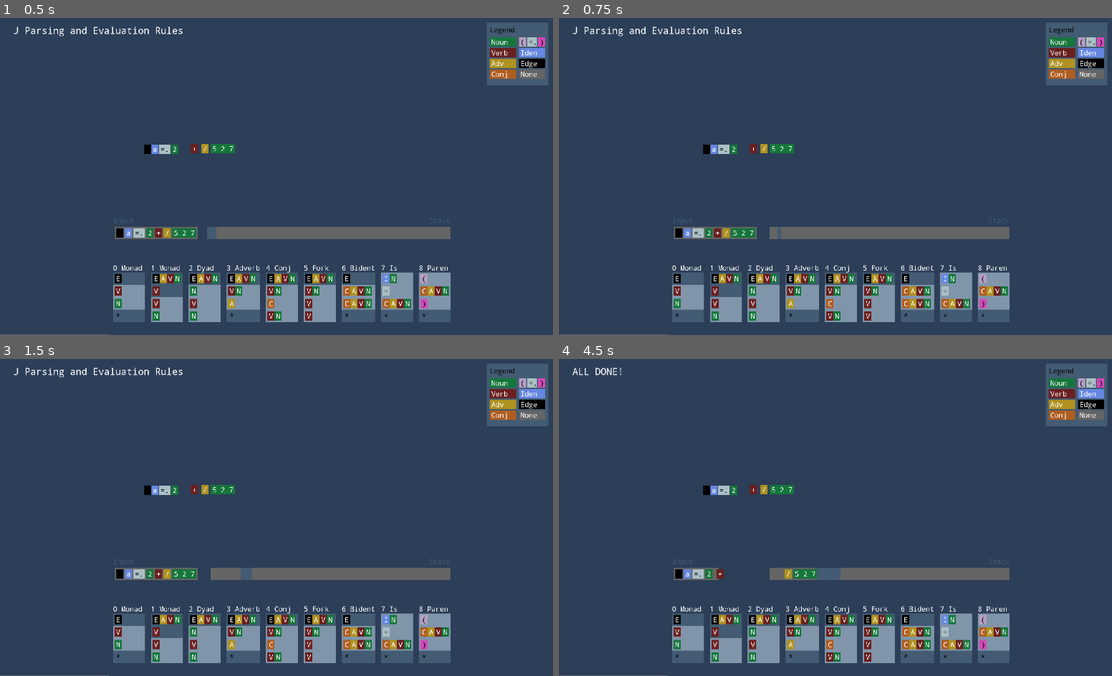
Above: before the commit, frames 1-4 (two rows, left to right).
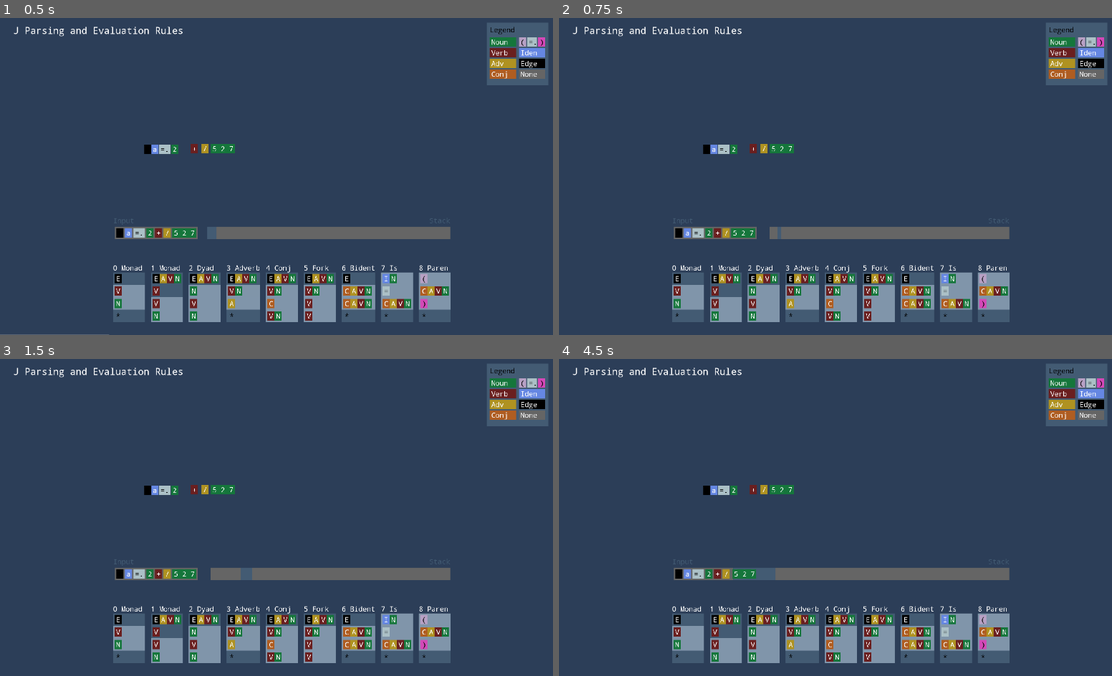
Above: after the commit, the same moments.

Repository: tangentstorm/j-talks
Game: Godot game, scene res://visinterp.tscn
The game is run twice, just before and just after one commit, with the same random seed, the same clock (stepped at 60 frames per second) and the same inputs.
Inputs:
- Up to frame 1 (0.5 s): no input
- Up to frame 2 (0.75 s): tap Enter at 0.5 s; hold Right from 0.53 s (still down); hold O from 0.53 s (still down)
- Up to frame 3 (1.5 s): tap E at 0.8, 1.35 s; tap Space at 1.25 s; release Right at 1.28 s; release O at 1.28 s; hold Left from 1.28 s (still down)
- Up to frame 4 (4.5 s): tap O at 1.55, 3.05 s; release Left at 2.03 s; hold O 2.03-2.78 s; hold Right 2.03-3.53 s; tap E at 2.3, 2.85, 3.8, 4.35 s; hold O 3.53-4.28 s; hold Left from 3.53 s (still down); tap Escape (ui_cancel) at 4.15 s

Frame 1 is identical in both runs. In frame 2, less than 0.1% of the frame differs, in the area x 0-20%, y 99-100%; in frame 3, less than 0.1%; in frame 4, 1.1%, in the area x 0-51%, y 2-100%.

Commit message:
visinterp: extract KeyHandler, manually control MatchSlider

Diff:
--- /dev/null
+++ b/visinterp/KeyHandler.gd
@@ -0,0 +1,18 @@
+extends Node
+
+func _process(dt: float):
+	if Input.is_action_just_pressed("ui_cancel"):
+		get_tree().reload_current_scene()
+	if Input.is_key_pressed(KEY_RIGHT):
+		$TokenLine.move_right()
+	if Input.is_key_pressed(KEY_LEFT):
+		$TokenLine.grab_next_token()
+
+	if Input.is_key_pressed(KEY_COMMA):
+		$MatchSlider.slide(0,-10)
+	if Input.is_key_pressed(KEY_O):
+		$MatchSlider.slide(0,10)
+	if Input.is_key_pressed(KEY_A):
+		$MatchSlider.slide(-10,0)
+	if Input.is_key_pressed(KEY_E):
+		$MatchSlider.slide(10,0)
--- /dev/null
+++ b/visinterp/MatchSlider.gd
@@ -0,0 +1,4 @@
+extends AnimationPlayer
+
+func slide(dx:int, dy:int):
+	$Root.position += Vector2(dx,dy)
--- a/visinterp/TokenLine.gd
+++ b/visinterp/TokenLine.gd
@@ -26,6 +26,7 @@
 var tok
 
 func grab_next_token():
+	if tween.is_active(): return
 	var ntoks = $inputArea.get_child_count()
 	if ntoks == 0: return
 
@@ -60,13 +61,8 @@
 
 	$"../pageLabel".text = "ALL DONE!"
 
-func _process(dt: float):
+func move_right():
 	if tween.is_active(): return
-	if Input.is_action_just_pressed("ui_cancel"):
-		get_tree().reload_current_scene()
-	if Input.is_key_pressed(KEY_RIGHT):
-		ip($stackArea, "rect_size", Vector2(-25,0), alen)
-		ip($stackArea, "rect_position", Vector2(50,0), alen)
-		tween.start()
-	if Input.is_key_pressed(KEY_LEFT):
-		grab_next_token()
+	ip($stackArea, "rect_size", Vector2(-25,0), alen)
+	ip($stackArea, "rect_position", Vector2(50,0), alen)
+	tween.start()
--- a/visinterp/TokenMatch.tscn
+++ b/visinterp/TokenMatch.tscn
@@ -1,9 +1,8 @@
-[gd_scene load_steps=5 format=2]
+[gd_scene load_steps=4 format=2]
 
 [ext_resource path="res://AbstractTokenRow.tscn" type="PackedScene" id=1]
 [ext_resource path="res://TokenMatch.gd" type="Script" id=2]
 [ext_resource path="res://Token.tscn" type="PackedScene" id=3]
-[ext_resource path="res://Token.gd" type="Script" id=4]
 
 [node name="TokenMatch" instance=ExtResource( 1 )]
 script = ExtResource( 2 )
@@ -45,46 +44,38 @@
 text = "N"
 type = 0
 
-[node name="Token" type="ColorRect" parent="." index="4" instance=ExtResource( 3 )]
+[node name="Token" parent="." index="4" instance=ExtResource( 3 )]
 margin_left = 5.0
 margin_top = 5.0
 margin_right = 29.0
 margin_bottom = 37.0
-rect_min_size = Vector2( 10, 32 )
 color = Color( 0.690196, 0.368627, 0.133333, 1 )
-script = ExtResource( 4 )
 text = "C"
 type = 3
 
-[node name="Token2" type="ColorRect" parent="." index="5" instance=ExtResource( 3 )]
+[node name="Token2" parent="." index="5" instance=ExtResource( 3 )]
 margin_left = 29.0
 margin_top = 5.0
 margin_right = 53.0
 margin_bottom = 37.0
-rect_min_size = Vector2( 10, 32 )
 color = Color( 0.690196, 0.576471, 0.133333, 1 )
-script = ExtResource( 4 )
 text = "A"
 type = 2
 
-[node name="Token3" type="ColorRect" parent="." index="6" instance=ExtResource( 3 )]
+[node name="Token3" parent="." index="6" instance=ExtResource( 3 )]
 margin_left = 53.0
 margin_top = 5.0
 margin_right = 77.0
 margin_bottom = 37.0
-rect_min_size = Vector2( 10, 32 )
 color = Color( 0.419608, 0.12549, 0.12549, 1 )
-script = ExtResource( 4 )
 text = "V"
 type = 1
 
-[node name="Token4" type="ColorRect" parent="." index="7" instance=ExtResource( 3 )]
+[node name="Token4" parent="." index="7" instance=ExtResource( 3 )]
 margin_left = 77.0
 margin_top = 5.0
 margin_right = 101.0
 margin_bottom = 37.0
-rect_min_size = Vector2( 10, 32 )
 color = Color( 0.0862745, 0.466667, 0.235294, 1 )
-script = ExtResource( 4 )
 text = "N"
 type = 0
--- a/visinterp/visinterp.tscn
+++ b/visinterp/visinterp.tscn
@@ -1,9 +1,11 @@
-[gd_scene load_steps=11 format=2]
+[gd_scene load_steps=13 format=2]
 
 [ext_resource path="res://Token.tscn" type="PackedScene" id=1]
 [ext_resource path="res://TokenMatch.tscn" type="PackedScene" id=2]
 [ext_resource path="res://AbstractTokenRow.tscn" type="PackedScene" id=3]
 [ext_resource path="res://TokenLine.gd" type="Script" id=4]
+[ext_resource path="res://KeyHandler.gd" type="Script" id=5]
+[ext_resource path="res://MatchSlider.gd" type="Script" id=6]
 
 [sub_resource type="DynamicFontData" id=1]
 font_path = "res://DroidSansMono.ttf"
@@ -56,7 +58,8 @@
 	position.x = position.x
 "
 
-[node name="Node2D" type="Node2D"]
+[node name="KeyHandler" type="Node2D"]
+script = ExtResource( 5 )
 __meta__ = {
 "_edit_horizontal_guides_": [ 843.0, 1040.0, 710.0 ],
 "_edit_vertical_guides_": [ 1512.0, 379.146, 380.0 ]
@@ -1294,6 +1297,7 @@
 autoplay = "Init"
 anims/Init = SubResource( 4 )
 anims/SlideUp = SubResource( 5 )
+script = ExtResource( 6 )
 
 [node name="Root" type="Node2D" parent="MatchSlider"]
 position = Vector2( 340, 842 )
@@ -1308,6 +1312,9 @@
 margin_right = 1519.17
 margin_bottom = 311.367
 color = Color( 0.360784, 0.403922, 0.462745, 0.94902 )
+__meta__ = {
+"_edit_use_anchors_": false
+}
 
 [node name="RightFog" type="ColorRect" parent="MatchSlider/Root/Fog"]
 margin_left = 1646.17
